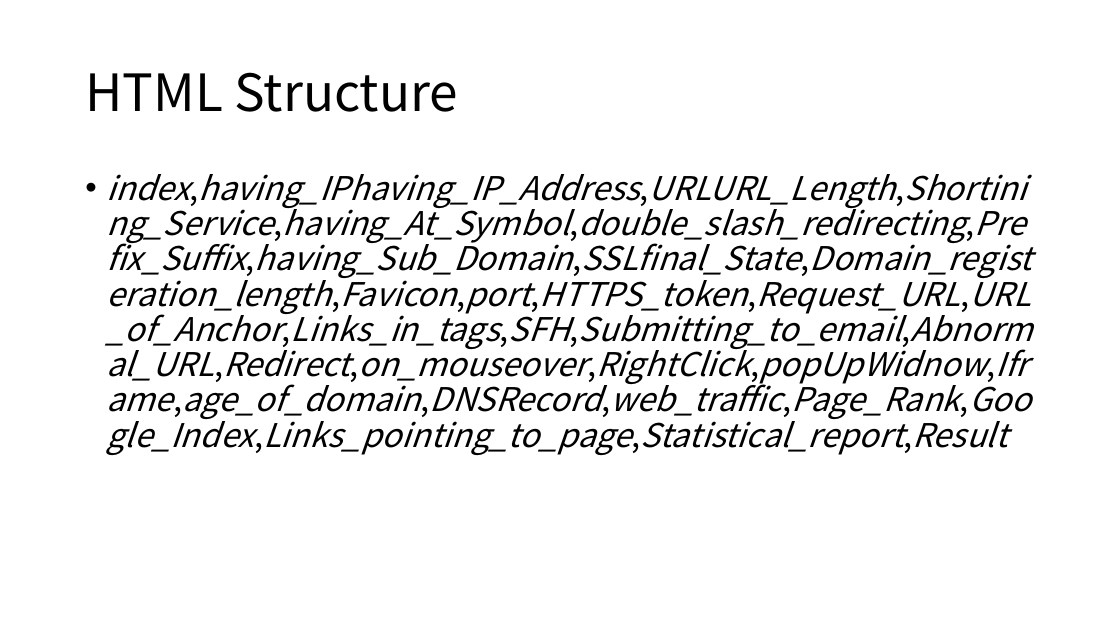
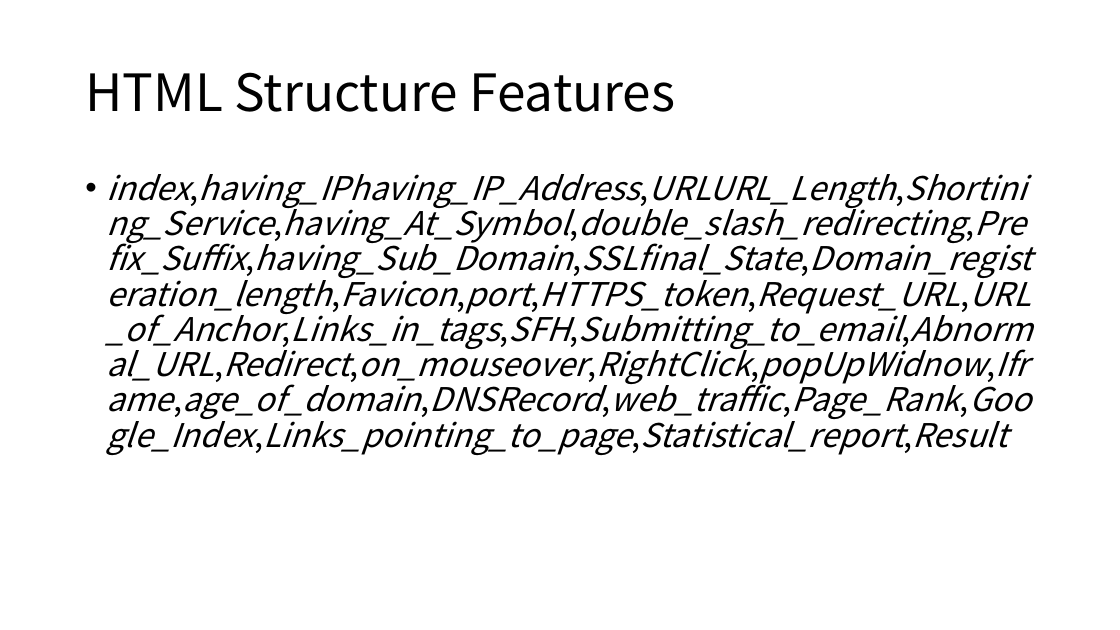
Before and after one commit to wang-zifu/anti-phishing, a slide deck: slide 10 of doc/AI Anti-phishing.pptx (slide 9 before the commit). Drawn at 1120x630 pixels with LibreOffice and Linux fonts; fonts in the diff are those of the drawing. Boxes give left, top, right and bottom in pixels: in the first picture for what was removed or moved away, otherwise in the second. Text is boxed around its words. In the diff, an @@ line names an element or a change of style, - is before the commit and + after.

```diff
--- a/doc/AI Anti-phishing.pptx
+++ b/doc/AI Anti-phishing.pptx
@@ title at (x1=85, y1=72, x2=676, y2=112): text changed @@
-HTML Structure
+HTML Structure Features
```
Also in this commit, not shown: 7 other slides changed, 1 slide added.
